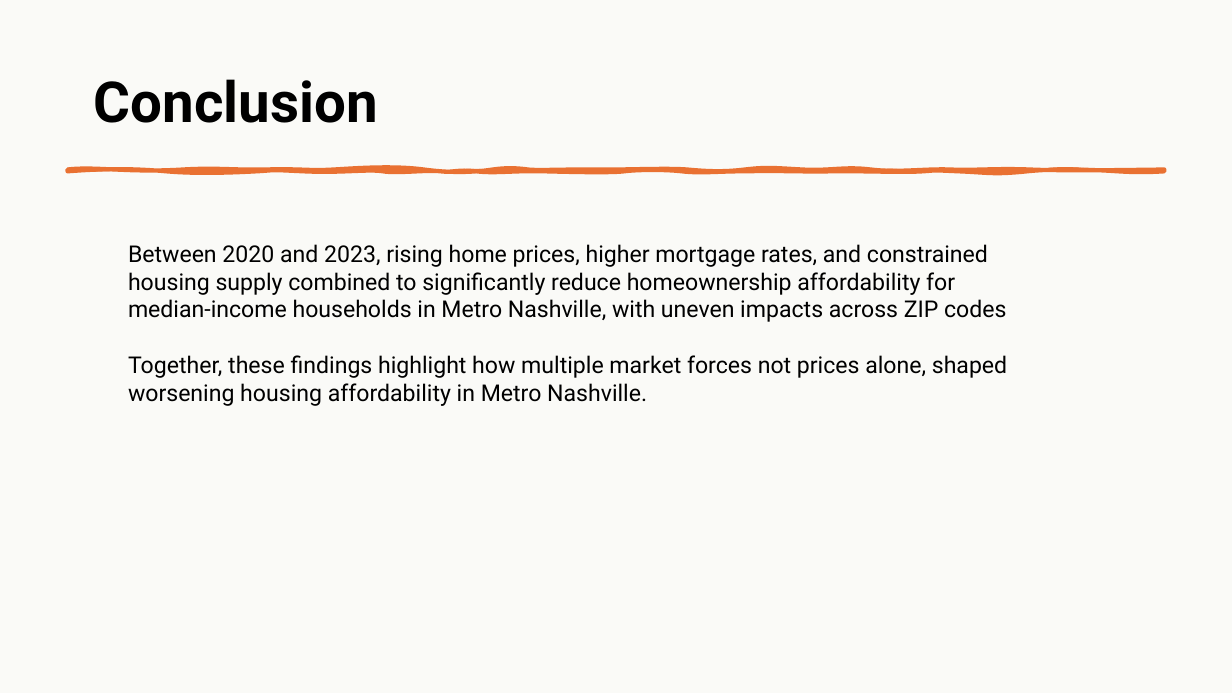
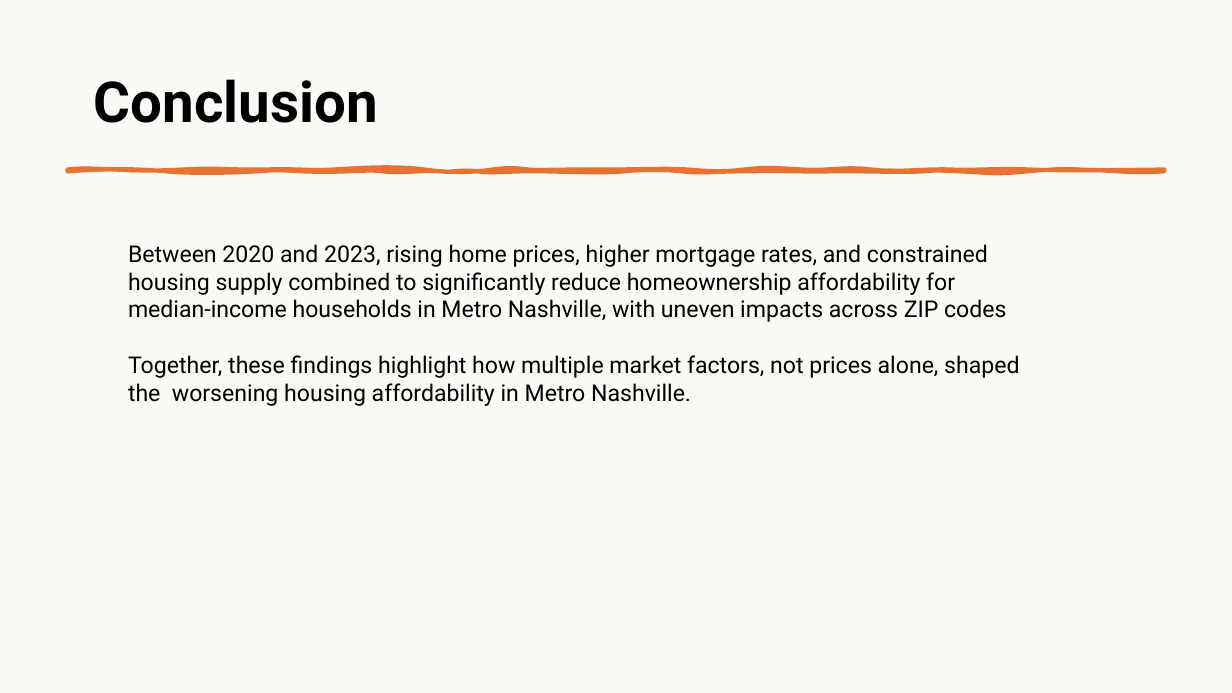
Before and after one commit to lukemgaff/Capstone-Project, a slide deck: slide 14 of Nashville Housing Presentation.pptx. Drawn at 1232x693 pixels with LibreOffice and Linux fonts; fonts in the diff are those of the drawing. Boxes give left, top, right and bottom in pixels: in the first picture for what was removed or moved away, otherwise in the second. Text is boxed around its words. In the diff, an @@ line names an element or a change of style, - is before the commit and + after.

Commit message:
Final Push

```diff
--- a/Nashville Housing Presentation.pptx
+++ b/Nashville Housing Presentation.pptx
@@ text at [128,355,1019,406]: text changed @@
-Together, these findings highlight how multiple market forces not prices alone, shaped worsening housing affordability in Metro Nashville.
+Together, these findings highlight how multiple market factors, not prices alone, shaped the worsening housing affordability in Metro Nashville.
```
Also in this commit, not shown: 4 other slides changed.
